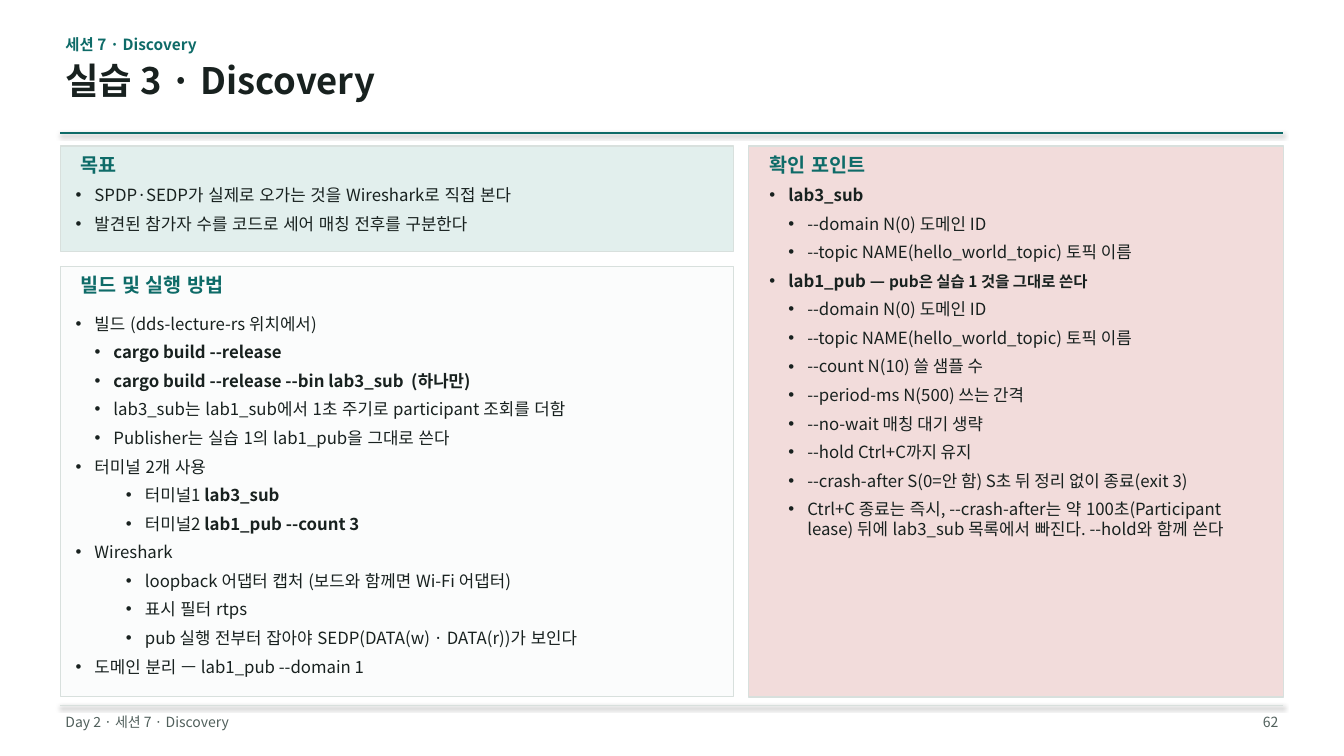
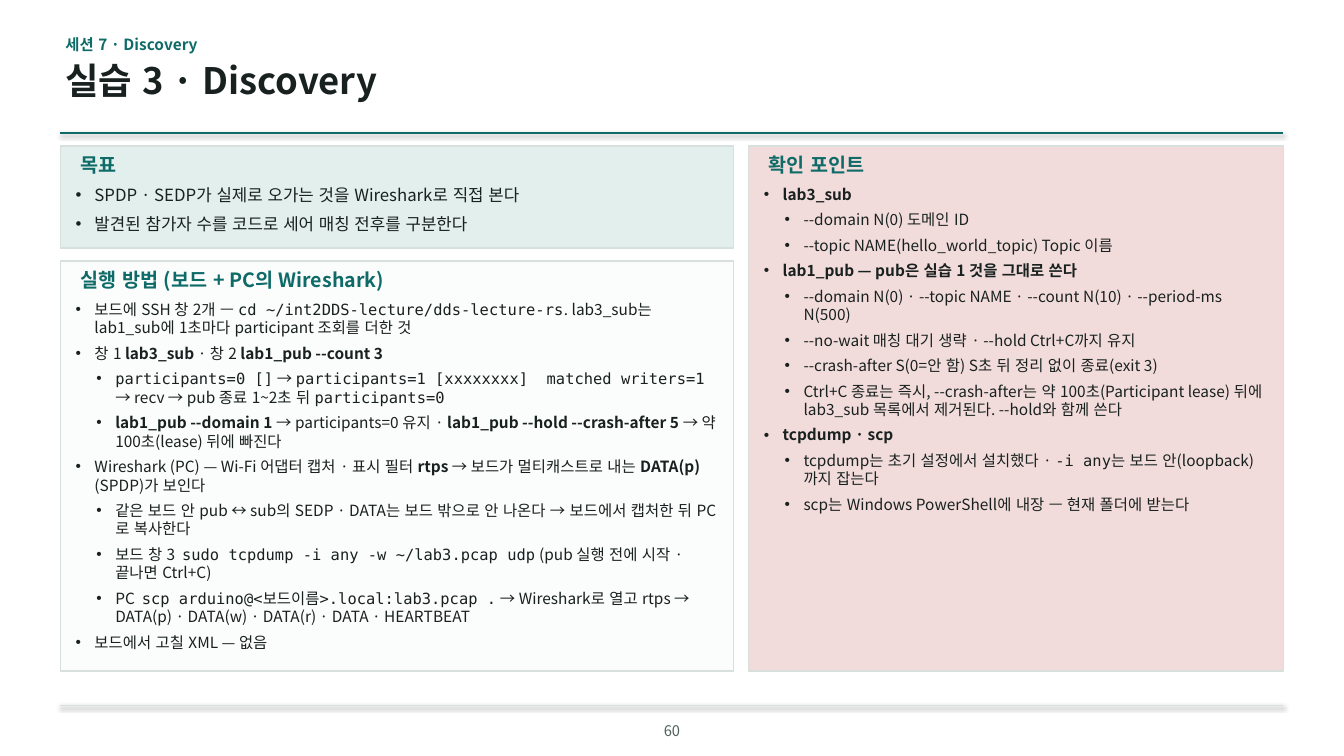
Before and after one commit to IntellectusCorp/int2DDS-lecture, a slide deck: slide 60 of int2dds-lecture-for-beginner.pptx (slide 62 before the commit). Drawn at 1344x756 pixels with LibreOffice and Linux fonts; fonts in the diff are those of the drawing; background and template pictures are left out. Boxes give left, top, right and bottom in pixels: in the first picture for what was removed or moved away, otherwise in the second. Text is boxed around its words. In the diff, an @@ line names an element or a change of style, - is before the commit and + after.

```diff
--- a/int2dds-lecture-for-beginner.pptx
+++ b/int2dds-lecture-for-beginner.pptx
@@ rectangle: place and size @@
-rectangle at box(749, 146, 1285, 697)
+rectangle at box(749, 146, 1285, 671)
@@ text at box(94, 187, 519, 203): spaces changed @@
-• SPDP·SEDP가 실제로 오가는 것을 Wireshark로 직접 본다
+• SPDP · SEDP가 실제로 오가는 것을 Wireshark로 직접 본다
@@ text at box(783, 187, 1158, 374): size 12 to 11 pt in "lab3_sub", "--domain N(0) 도메인 ID", "lab1_pub —", "--crash-after S(0=안 함) S초 뒤 정리 없이 ..."; less space between paragraphs; list level 1 to 2 in "--domain N(0) 도메인 ID"; list level 1 to 2 in "--crash-after S(0=안 함) S초 뒤 ..." @@
@@ text at box(804, 238, 1112, 255): text changed; size 12 to 11 pt @@
-• --topic NAME(hello_world_topic) 토픽 이름
+  • --topic NAME(hello_world_topic) Topic 이름
@@ rectangle: place and size @@
-rectangle at box(60, 266, 734, 697)
+rectangle at box(60, 261, 734, 671)
@@ text at box(81, 270, 384, 291): text changed @@
-빌드 및 실행 방법
+실행 방법 (보드 + PC의 Wireshark)
@@ text at box(804, 289, 1222, 348): text changed; size 12 to 11 pt @@
-• --domain N(0) 도메인 ID
-• --topic NAME(hello_world_topic) 토픽 이름
-• --count N(10) 쓸 샘플 수
-• --period-ms N(500) 쓰는 간격
-• --no-wait 매칭 대기 생략
-• --hold Ctrl+C까지 유지
+  • --domain N(0) · --topic NAME · --count N(10) · --period-ms N(500)
+  • --no-wait 매칭 대기 생략 · --hold Ctrl+C까지 유지
@@ text at box(94, 302, 716, 650): text changed; size 12 to 11 pt @@
-• 빌드 (dds-lecture-rs 위치에서)
-• cargo build --release
-• cargo build --release --bin lab3_sub (하나만)
-• lab3_sub는 lab1_sub에서 1초 주기로 participant 조회를 더함
-• Publisher는 실습 1의 lab1_pub을 그대로 쓴다
-• 터미널 2개 사용
-  • 터미널1 lab3_sub
-  • 터미널2 lab1_pub --count 3
-• Wireshark
-  • loopback 어댑터 캡처 (보드와 함께면 Wi-Fi 어댑터)
-  • 표시 필터 rtps
-  • pub 실행 전부터 잡아야 SEDP(DATA(w) · DATA(r))가 보인다
-• 도메인 분리 — lab1_pub --domain 1
+• 보드에 SSH 창 2개 — cd ~/int2DDS-lecture/dds-lecture-rs. lab3_sub는 lab1_sub에 1초마다 participant 조회를 더한 것
+• 창 1 lab3_sub · 창 2 lab1_pub --count 3
+  • participants=0 [] → participants=1 [xxxxxxxx] matched writers=1 → recv → pub 종료 1~2초 뒤 participants=0
+  • lab1_pub --domain 1 → participants=0 유지 · lab1_pub --hold --crash-after 5 → 약 100초(lease) 뒤에 빠진다
+• Wireshark (PC) — Wi-Fi 어댑터 캡처 · 표시 필터 rtps → 보드가 멀티캐스트로 내는 DATA(p)(SPDP)가 보인다
+  • 같은 보드 안 pub ↔ sub의 SEDP · DATA는 보드 밖으로 안 나온다 → 보드에서 캡처한 뒤 PC로 복사한다
+  • 보드 창 3 sudo tcpdump -i any -w ~/lab3.pcap udp (pub 실행 전에 시작 · 끝나면 Ctrl+C)
+  • PC scp arduino@<보드이름>.local:lab3.pcap . → Wireshark로 열고 rtps → DATA(p) · DATA(w) · DATA(r) · DATA · HEARTBEAT
+• 보드에서 고칠 XML — 없음
@@ text at box(783, 384, 1262, 514): text changed; size 12 to 11 pt @@
-• Ctrl+C 종료는 즉시, --crash-after는 약 100초(Participant lease) 뒤에 lab3_sub 목록에서 빠진다. --hold와 함께 쓴다
+  • Ctrl+C 종료는 즉시, --crash-after는 약 100초(Participant lease) 뒤에 lab3_sub 목록에서 제거된다. --hold와 함께 쓴다
+• tcpdump · scp
+  • tcpdump는 초기 설정에서 설치했다 · -i any는 보드 안(loopback)까지 잡는다
+  • scp는 Windows PowerShell에 내장 — 현재 폴더에 받는다
@@ text removed at box(65, 715, 229, 730) @@
-Day 2 · 세션 7 · Discovery
@@ page number removed at box(1263, 716, 1279, 727) @@
-62
@@ page number added at box(664, 725, 680, 736), 10.5 pt, text #51605C @@
+60
```
Also in this commit, not shown: 111 other slides changed, 7 slides added, 10 slides removed, 1 other file.
